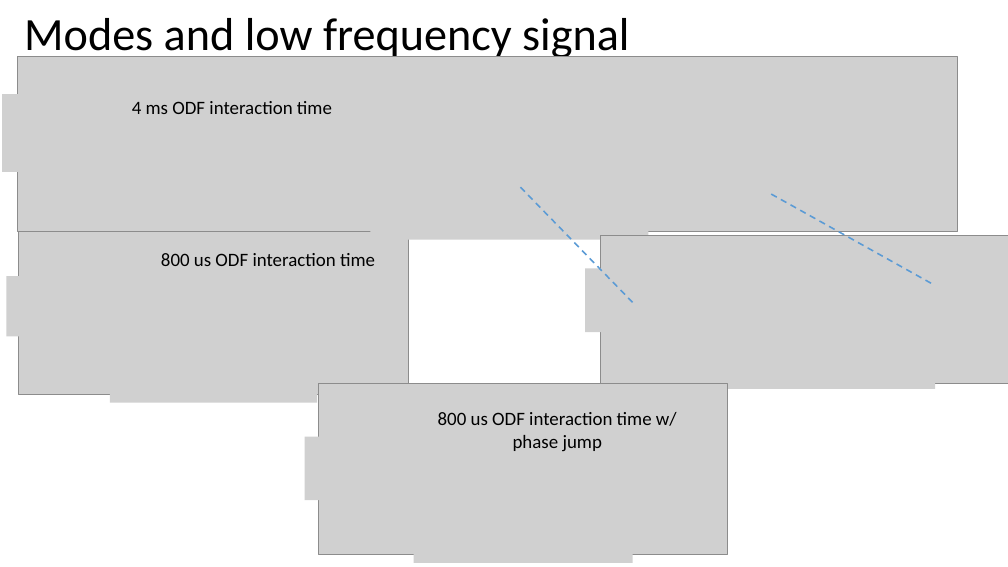
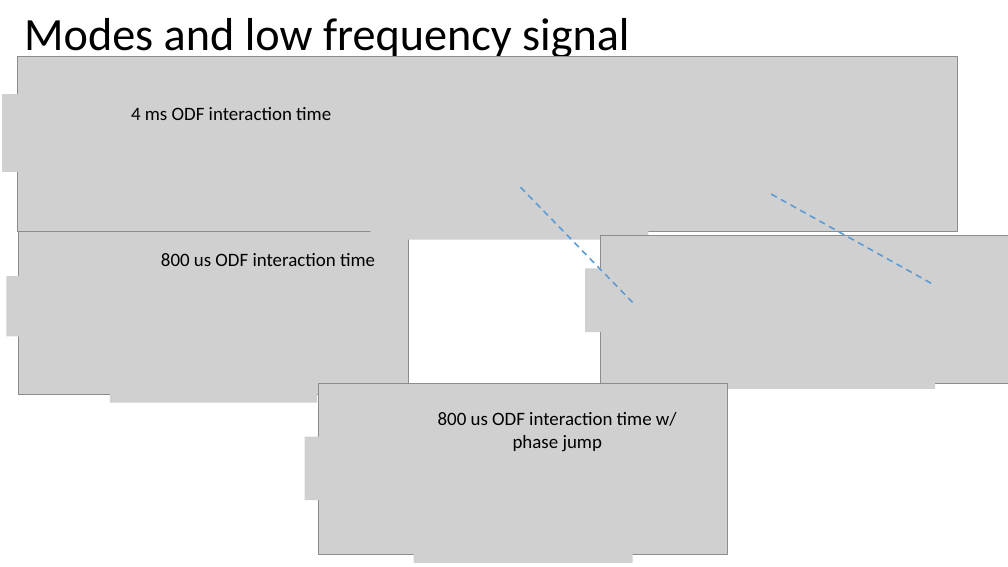
Before and after one commit to kgilmo/amplitude_sensing_paper, a slide deck: slide 5 of amplitude_sensing_penning.pptx (slide 4 before the commit). Drawn at 1008x567 pixels with LibreOffice and Linux fonts; fonts in the diff are those of the drawing; grey boxes stand for pictures. Boxes give left, top, right and bottom in pixels: in the first picture for what was removed or moved away, otherwise in the second. Text is boxed around its words. In the diff, an @@ line names an element or a change of style, - is before the commit and + after.

```diff
--- a/amplitude_sensing_penning.pptx
+++ b/amplitude_sensing_penning.pptx
@@ text "4 ms ODF interaction time": place and size @@
-text "4 ms ODF interaction time" at [132,101,332,114]
+text "4 ms ODF interaction time" at [131,107,331,120]
```
Also in this commit, not shown: 7 other slides changed, 4 slides added, 3 slides removed, 2 other files.
